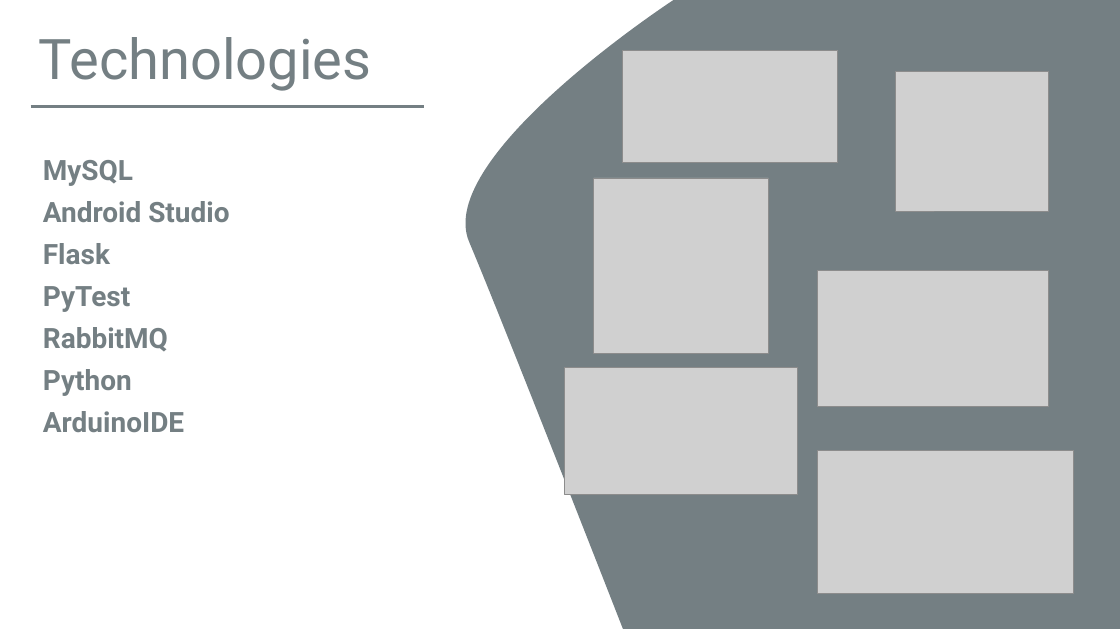
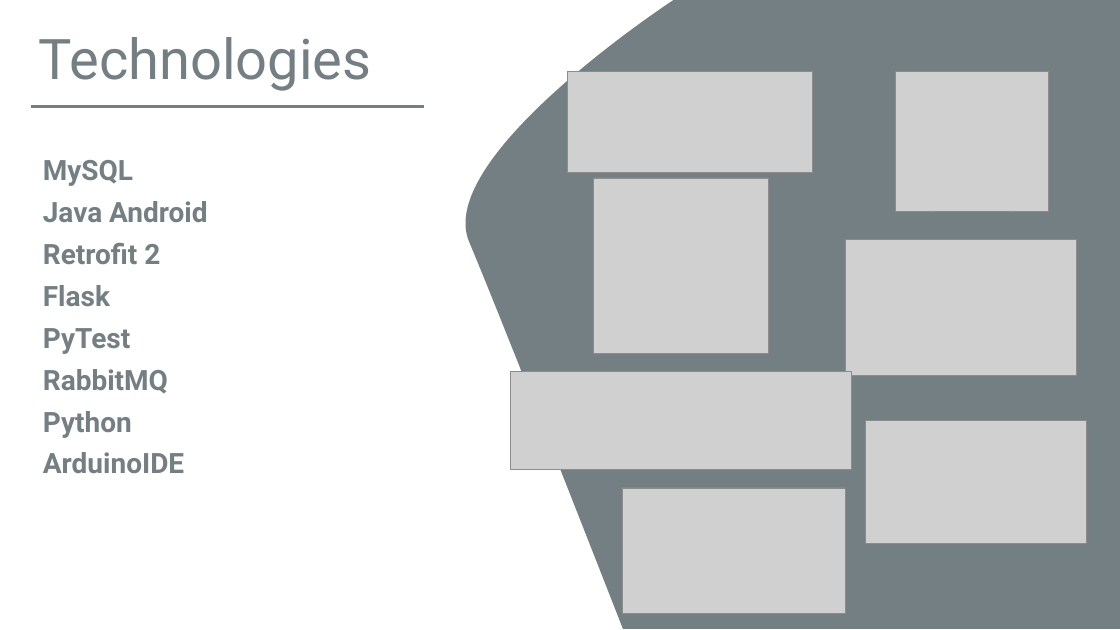
Before and after one commit to team37s1/e-advertisement, a slide deck: slide 18 of PredictionFeature/V 0.6.pptx. Drawn at 1120x630 pixels with LibreOffice and Linux fonts; fonts in the diff are those of the drawing; grey boxes stand for pictures. Boxes give left, top, right and bottom in pixels: in the first picture for what was removed or moved away, otherwise in the second. Text is boxed around its words. In the diff, an @@ line names an element or a change of style, - is before the commit and + after.

Commit message:
[^] Fix some photo

```diff
--- a/PredictionFeature/V 0.6.pptx
+++ b/PredictionFeature/V 0.6.pptx
@@ picture: place and size @@
-picture at (623,50,839,163)
+picture at (568,71,812,173)
@@ text at (43,201,207,264): text changed @@
-Android Studio
+Java Android
+Retrofit 2
@@ picture: place and size @@
-picture at (818,271,1049,407)
+picture at (845,239,1076,376)
@@ picture: place and size @@
-picture at (565,368,797,495)
+picture at (511,371,852,470)
@@ picture added at (866,421,1086,544) @@
@@ picture: place and size @@
-picture at (818,450,1074,594)
+picture at (623,488,845,613)
```
Also in this commit, not shown: 4 other slides changed.
